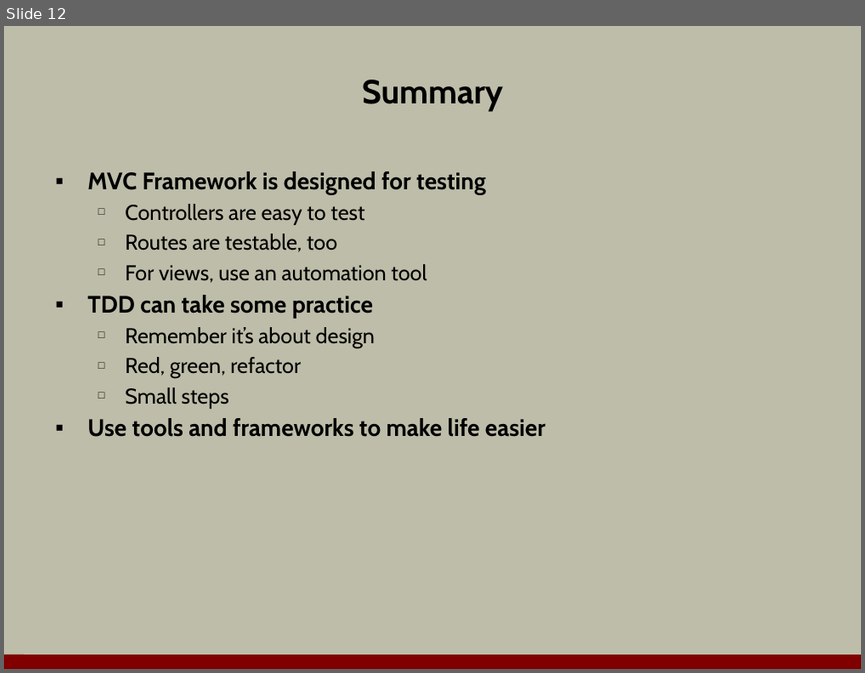
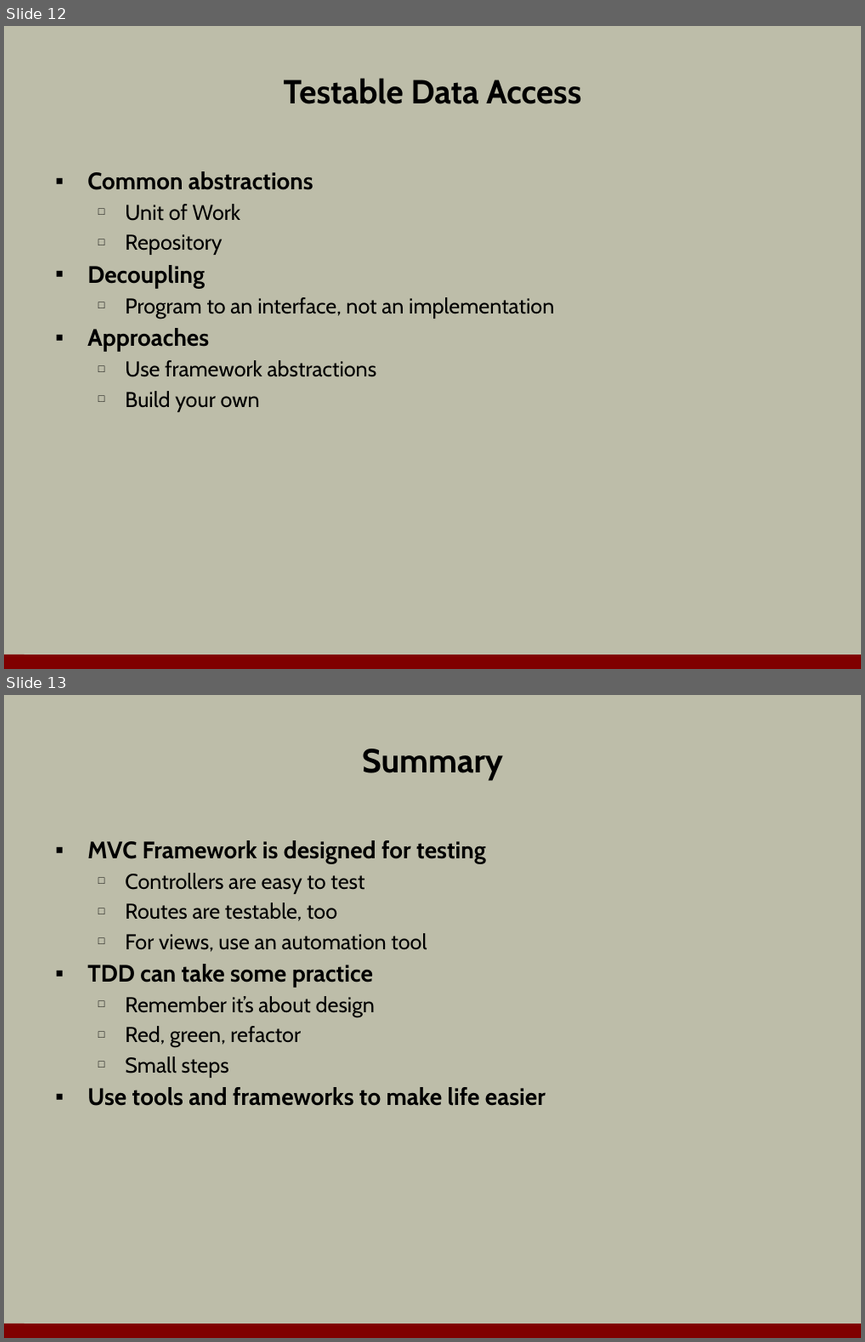
Before and after one commit to OdeToCode/classes, a slide deck: mvc/slides/06_TDD.pptx. Shown one above the other, each under a label of ours: slide 12 before the commit, slides 12 and 13 after it. The pictures are 865x673 and 865x1342 pixels, drawn with LibreOffice and Linux fonts; fonts in the diff are those of the drawing; background and template pictures are left out. Boxes give left, top, right and bottom in pixels: in the first picture for what was removed or moved away, otherwise in the second. Text is boxed around its words. In the diff, an @@ line names an element or a change of style, - is before the commit and + after.

```diff
--- a/mvc/slides/06_TDD.pptx
+++ b/mvc/slides/06_TDD.pptx
@@ slide 12 added at box(4, 26, 861, 669), background #BDBDA9; not listed: 1 template element that a slide beside it also shows @@
@@ title added at box(284, 78, 581, 104), 28 pt, text #000000, bold @@
+Testable Data Access
@@ text added at box(87, 171, 554, 412), 18 pt, text #000000 @@
+▪ Common abstractions
+  □ Unit of Work
+  □ Repository
+▪ Decoupling
+  □ Program to an interface, not an implementation
+▪ Approaches
+  □ Use framework abstractions
+  □ Build your own
@@ what was slide 12 is now slide 13 @@
```
Also in this commit, not shown: 1 other slide added, 1 slide removed, 4 other files.
